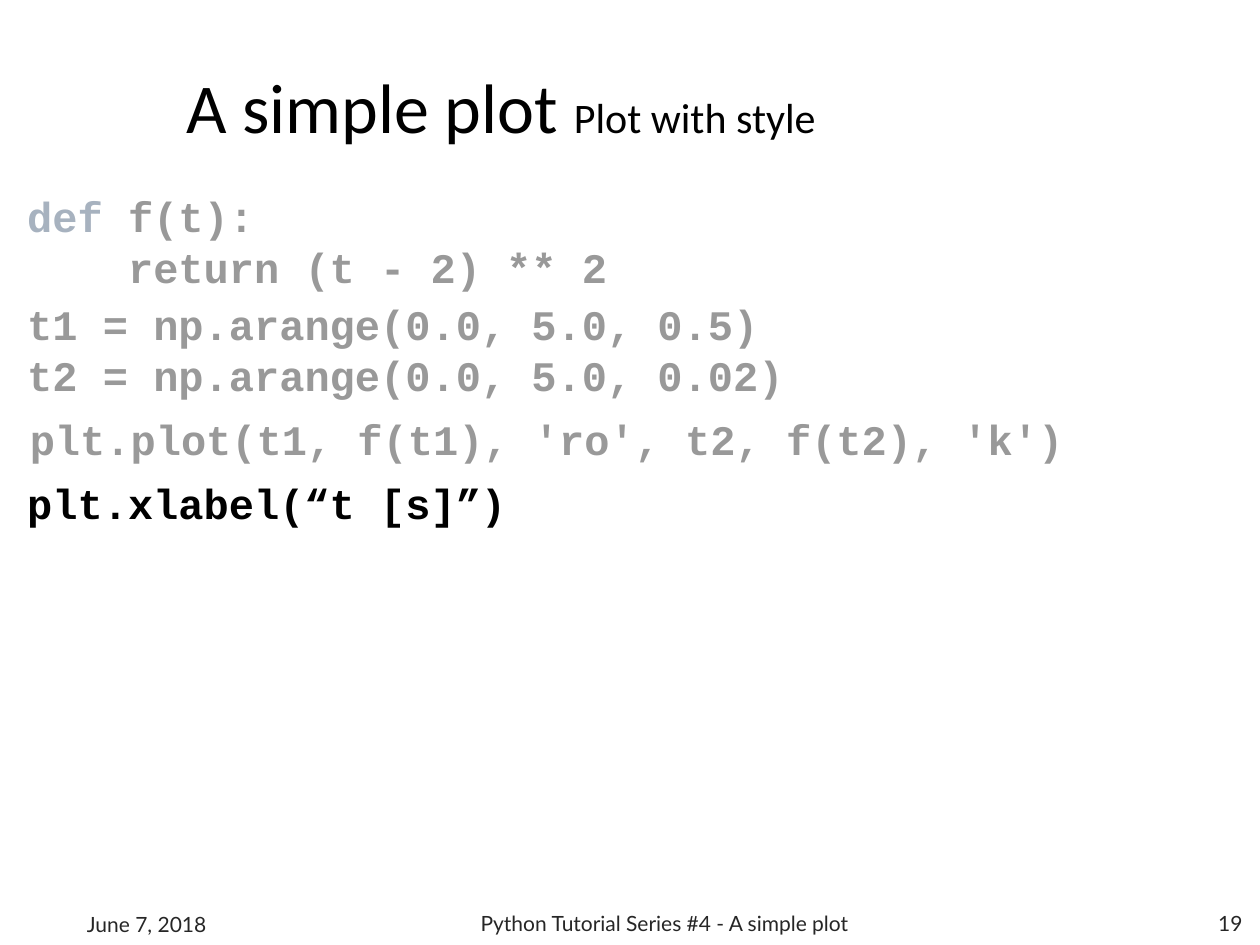
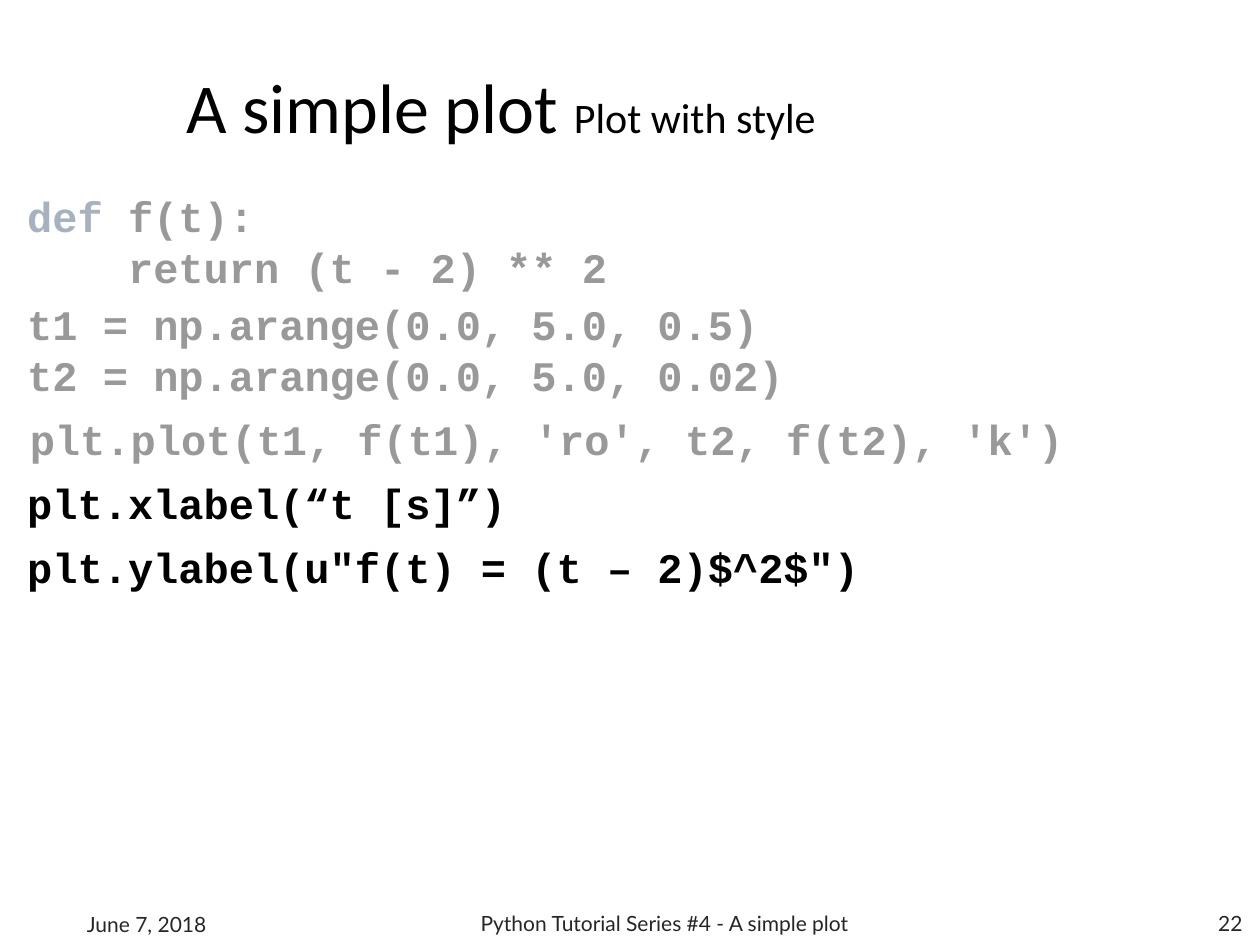
Before and after one commit to b1quint/Python-Tutorial-Series, a slide deck: slide 22 of Presentations/Python Tutorial Series 4 - A simple plot.pptx (slide 19 before the commit). Drawn at 1260x945 pixels with LibreOffice and Linux fonts; fonts in the diff are those of the drawing; background and template pictures are left out. Boxes give left, top, right and bottom in pixels: in the first picture for what was removed or moved away, otherwise in the second. Text is boxed around its words. In the diff, an @@ line names an element or a change of style, - is before the commit and + after.

```diff
--- a/Presentations/Python Tutorial Series 4 - A simple plot.pptx
+++ b/Presentations/Python Tutorial Series 4 - A simple plot.pptx
@@ text added at [27,552,859,592], 24 pt, text #000000, bold @@
+plt.ylabel(u"f(t) = (t – 2)$^2$")
@@ page number at [1218,916,1242,931]: text changed @@
-19
+22
```
Also in this commit, not shown: 25 other slides changed, 8 slides added, 12 other files.
